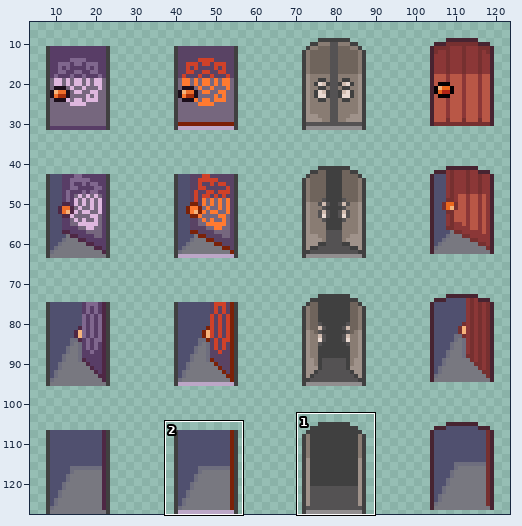
Sprite sheet -- Graphics/Characters/doors14.png. The picture above shows the old version from afar; the outline marks the close-up.
Close-up. Before the edit:
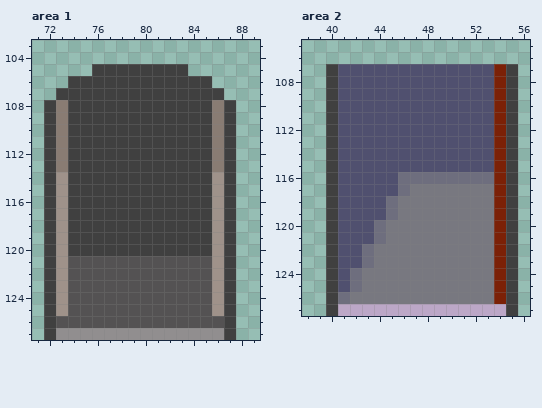
The file is 256x256 pixels, drawn in blocks of 2x2; one block is one cell here. Colours within 5 levels of each other are drawn and written as one. Shown: area 1: x 71..89, y 103..127; area 2: x 38..56, y 105..127. The wide view leaves out empty margins. The commit also changed other parts of the picture, which this record leaves out.
Once edited:
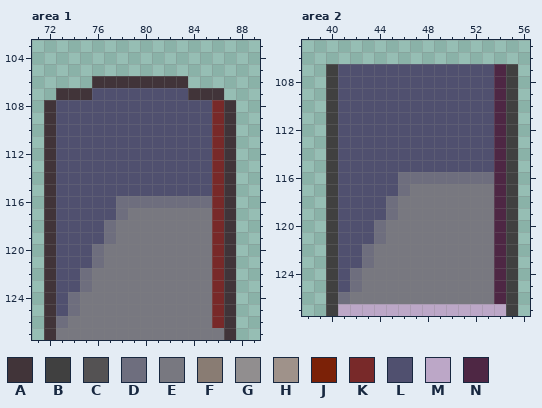
Palette (. is transparent): A #413439  B #404040  C #545253  D #6e6e7e  E #787880  F #897c73  G #918e8f  H #9f928a  J #7b2107  K #782929  L #50506f  M #bca7c7  N #4e2744
Edits made:
Area 1:
The author changed colour B to colour A in row 106 at x 76 to 83; in row 107 at x 73 to 75 and 84 to 86; in rows 108 to 127 at x 72 and 87.
The author changed colour B to colour D in row 116 at x 78 to 85; in row 117 at x 78; in rows 118 to 119 at x 77; in row 120 at x 76.
The author changed colour C to colour D in row 121 at x 76; in rows 122 to 123 at x 75; in rows 124 to 125 at x 74; in row 126 at x 73.
The author changed colour B to colour E in row 117 at x 79 to 85; in rows 118 to 119 at x 78 to 85; in row 120 at x 77 to 85.
The author changed colour C to colour E in row 121 at x 77 to 85; in rows 122 to 123 at x 76 to 85; in rows 124 to 125 at x 75 to 85; in row 126 at x 74 to 85.
The author changed colour G to colour E in row 127 at x 73 to 86.
The author changed colour C to colour K in row 126 at x 86.
The author changed colour F to colour K in rows 108 to 113 at x 86.
The author changed colour H to colour K in rows 114 to 125 at x 86.
The author changed colour B to colour L in row 107 at x 76 to 83; in rows 108 to 115 at x 74 to 85; in rows 116 to 117 at x 74 to 77; in rows 118 to 119 at x 74 to 76; in row 120 at x 74 to 75.
The author changed colour C to colour L in row 121 at x 74 to 75; in rows 122 to 123 at x 74.
The author changed colour F to colour L in rows 108 to 113 at x 73.
The author changed colour H to colour L in rows 114 to 125 at x 73.
Colour B is gone in row 105 at x 76 to 83; in row 106 at x 74 to 75 and 84 to 85.
Area 2:
The author changed colour J to colour N in rows 107 to 126 at x 54.
Where, in picture pixels (left, top, right, bottom), the same in both close-ups:
changed: (44, 64, 236, 340)
changed: (494, 64, 506, 304)
